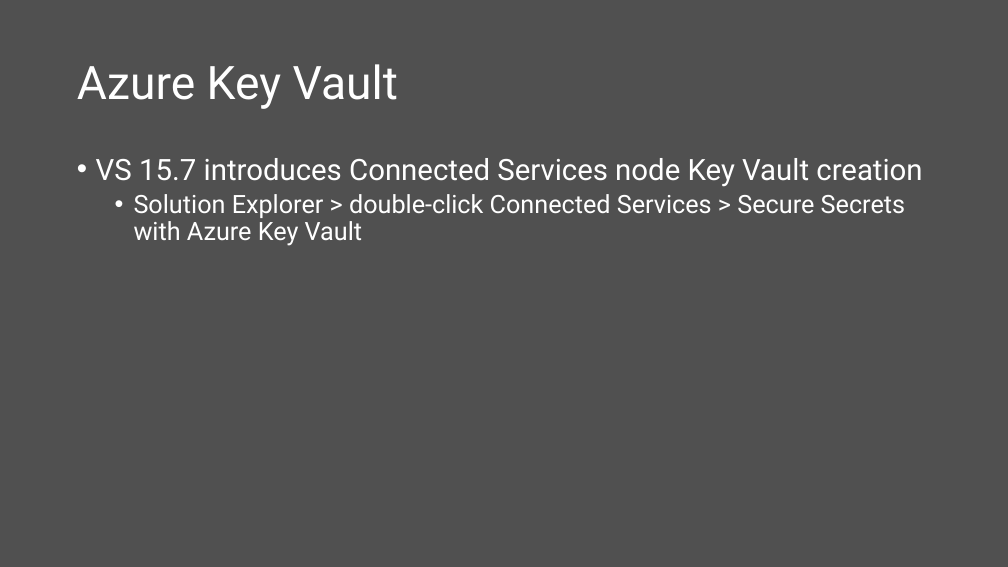
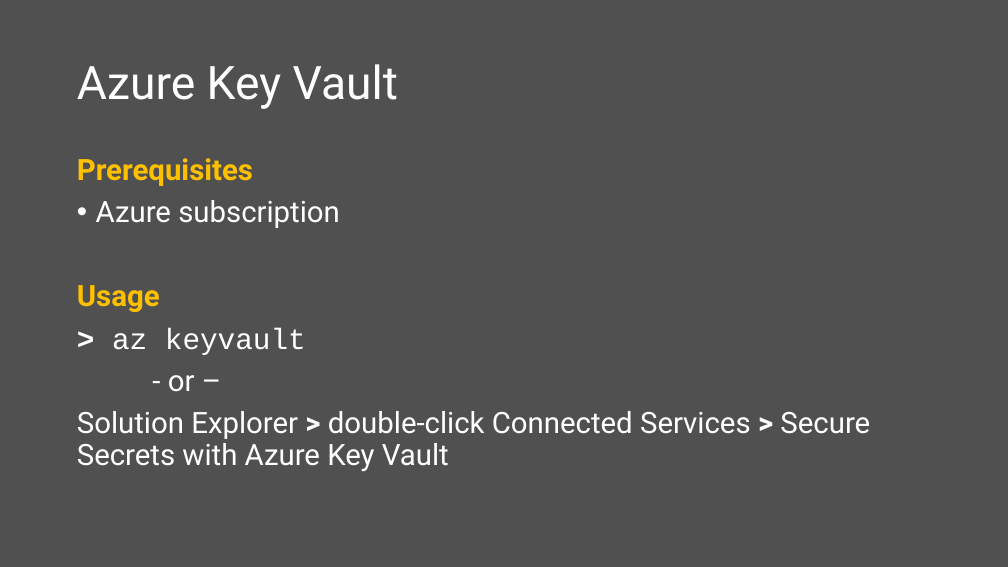
Before and after one commit to scottaddie/slide-decks, a slide deck: slide 10 of Protecting App Secrets.pptx. Drawn at 1008x567 pixels with LibreOffice and Linux fonts; fonts in the diff are those of the drawing. Boxes give left, top, right and bottom in pixels: in the first picture for what was removed or moved away, otherwise in the second. Text is boxed around its words. In the diff, an @@ line names an element or a change of style, - is before the commit and + after.

Commit message:
More Key Vault info

```diff
--- a/Protecting App Secrets.pptx
+++ b/Protecting App Secrets.pptx
@@ text at <box>77,158,340,392</box>: text changed @@
-• VS 15.7 introduces Connected Services node Key Vault creation
+Prerequisites
+• Azure subscription
+Usage
+> az keyvault
+- or –
@@ text at <box>77,411,870,472</box>: size 24 to 28 pt in "Solution Explorer > double-click Connected Services > ..."; bold on in "> >"; bullet • to none; list level 2 to 1 in "Solution Explorer > double-click Connected ..." @@
```
Also in this commit, not shown: 3 other slides changed, 3 slides added.
